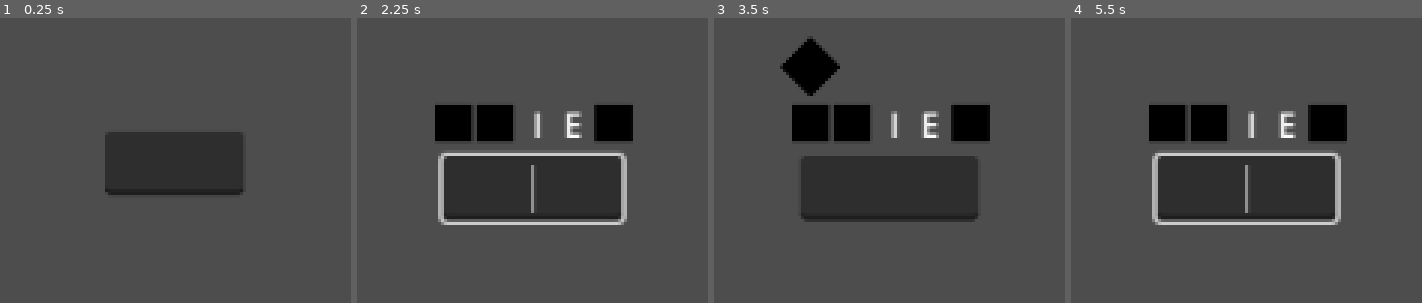
Above: before the commit, frames 1-4 (left to right).
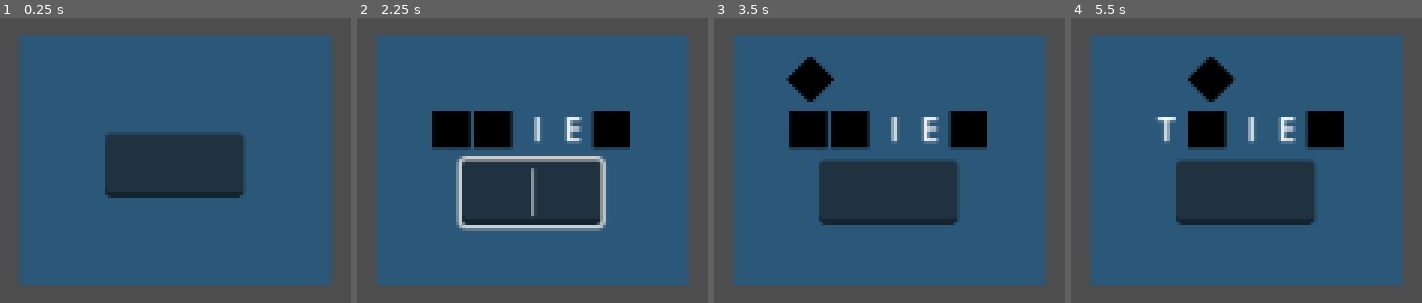
Above: after the commit, the same moments.

Repository: Eggsquisite/HeistHandler
Game: Godot game, scene res://scenes/word_game/word_game.tscn
Same seed, same stepped clock (60 frames per second), same inputs: the game is played once before the commit and once after it. This scene is started directly instead of the project's main scene.
Inputs:
- Up to frame 1 (0.25 s): no input
- Up to frame 2 (2.25 s): tap Enter at 0.5, 2 s; hold D (right) 0.53-1.28 s; tap Space (lockpick) at 0.6, 1.25, 1.55 s; tap Tab (switch_focus) at 0.8, 1.35 s; hold S (down) 1.28-2.03 s; hold D (right) from 2.03 s (still down); tap E (interact) at 2.1 s
- Up to frame 3 (3.5 s): tap Tab (switch_focus) at 2.3 s; tap Space (lockpick) at 2.75, 2.85 s; release D (right) at 2.78 s; hold W (up) from 2.78 s (still down)
- Up to frame 4 (5.5 s): tap Enter at 3.5 s; release W (up) at 3.53 s; hold Shift (sneak) 3.53-4.28 s; hold A (left) 3.53-5.03 s; tap Tab (switch_focus) at 3.8, 4.35, 5.3 s; tap Space (lockpick) at 4.25, 4.55, 5.1 s; hold S (down) from 5.03 s (still down)

The runs differ from the first frame. In frame 1, 69% of the frame differs, in the area x 5-95%, y 6-94%; in frame 2, 66%; in frame 3, 65%; in frame 4, 67%.

Commit message:
Moved lockpicking logic to word_game.gd and added background

Diff:
--- a/scenes/letter/letter.gd
+++ b/scenes/letter/letter.gd
@@ -1,9 +1,9 @@
 extends CenterContainer
 
 
-@onready var letter: Label = $Letter
-@onready var letter_cover: Sprite2D = $LetterCover
-@onready var selector: Sprite2D = $Selector
+@onready var letter: Label = $VBoxContainer/CoverContainer/Letter
+@onready var cover: Sprite2D = $VBoxContainer/CoverContainer/Cover2
+@onready var selector: Sprite2D = $VBoxContainer/SelectorContainer/Selector
 @onready var timer: Timer = $Timer
 
 var is_hidden: bool = false
@@ -15,21 +15,21 @@
 
 func hide_letter() -> void:
 	is_hidden = true
-	letter_cover.show()
+	cover.show()
 	focus_mode = FOCUS_ALL
 
 
 func show_letter() -> void:
 	is_hidden = false
 	selector.hide()
-	letter_cover.hide()
+	cover.hide()
 	focus_next
 	# Play unlock sound
 
 
 func _on_focus_entered() -> void:
 	# If letter is covered, allow to be lockpicked
-	if letter_cover.visible:
+	if cover.visible:
 		selector.show()
 
 
--- a/scenes/letter/letter.tscn
+++ b/scenes/letter/letter.tscn
@@ -15,21 +15,39 @@
 size_flags_vertical = 4
 script = ExtResource("1_hrkep")
 
-[node name="Letter" type="Label" parent="."]
+[node name="VBoxContainer" type="VBoxContainer" parent="."]
+layout_mode = 2
+alignment = 1
+
+[node name="SelectorContainer" type="CenterContainer" parent="VBoxContainer"]
+layout_mode = 2
+size_flags_horizontal = 4
+size_flags_vertical = 4
+
+[node name="Selector" type="Sprite2D" parent="VBoxContainer/SelectorContainer"]
+visible = false
+position = Vector2(0, -8)
+rotation = 0.785398
+texture = ExtResource("1_gunet")
+
+[node name="CoverContainer" type="CenterContainer" parent="VBoxContainer"]
+layout_mode = 2
+size_flags_horizontal = 4
+size_flags_vertical = 4
+
+[node name="Letter" type="Label" parent="VBoxContainer/CoverContainer"]
 layout_mode = 2
 text = "L"
 
-[node name="LetterCover" type="Sprite2D" parent="."]
+[node name="Cover" type="TextureRect" parent="VBoxContainer/CoverContainer"]
 visible = false
-position = Vector2(5, 11)
-scale = Vector2(1.15, 1.15)
+layout_mode = 2
 texture = ExtResource("1_gunet")
 
-[node name="Selector" type="Sprite2D" parent="."]
+[node name="Cover2" type="Sprite2D" parent="VBoxContainer/CoverContainer"]
 visible = false
-position = Vector2(5, -16)
-rotation = 0.785398
-scale = Vector2(1.25, 1.25)
+position = Vector2(4, 12)
+scale = Vector2(1.15, 1.15)
 texture = ExtResource("1_gunet")
 
 [node name="Timer" type="Timer" parent="."]
--- a/scenes/word_game/word_game.gd
+++ b/scenes/word_game/word_game.gd
@@ -1,17 +1,20 @@
 extends CenterContainer
 
-@onready var full_word_container: HBoxContainer = $"VBoxContainer/Full Word Container"
-@onready var line_edit: LineEdit = $VBoxContainer/LineEdit
+@onready var full_word_container: HBoxContainer = $"Control/ColorRect/VBoxContainer/Full Word Container"
+@onready var line_edit: LineEdit = $Control/ColorRect/VBoxContainer/LineEdit
+@onready var lockpick_timer: Timer = $LockpickTimer
+@onready var color_rect: ColorRect = $ColorRect
 
 var letter_node = preload("res://scenes/letter/letter.tscn")
 
-var full_word: String
+var full_word: String = ''
 var letter_index: int
 var index_array: Array[int] = []
 var letter_containers: Array[Node] = []
 var letter_array: Array[String] = []
 
 var is_game_started: bool = false
+var is_lockpick_started: bool = false
 var control_focus: Control
 
 var tries: int = 0
@@ -21,6 +24,7 @@
 
 # Called when the node enters the scene tree for the first time.
 func _ready() -> void:
+	# color_rect.set_size(Vector2(100, 100))
 	pass
 
 
@@ -29,23 +33,10 @@
 	if Input.is_action_just_pressed("interact") and !is_game_started:
 		start_minigame(2)
 
-
-	if Input.is_action_just_pressed("switch_focus") and is_game_started:
-		pass
-		#if !line_edit.has_focus():
-		#	print("line_edit focus:%s" % line_edit.has_focus())
-		#	line_edit.grab_focus()
-		#	print("switching focus to line_edit")
-		#elif line_edit.has_focus():
-		#	letter_containers[0].grab_focus()
-		#	print("switching focus to letter")
-
-
-	if Input.is_action_just_pressed("lockpick"):
+	if Input.is_action_just_pressed("lockpick") and !is_lockpick_started:
 		control_focus = get_viewport().gui_get_focus_owner()
 		if control_focus != null and control_focus != line_edit:
-			control_focus.begin_lockpick(time_to_pick * (multiplier_to_pick * tries))
-			tries += 1
+			begin_lockpick()
 
 
 func start_minigame(difficulty: int) -> void:
@@ -76,7 +67,7 @@
 	# Get a random index, then remove that index from index_array to prevent dupes
 	for n in range(0, difficulty + 1, 1):
 		letter_index = index_array.pick_random()
-		index_array.remove_at(letter_index)
+		index_array.erase(letter_index)
 		letter_containers[letter_index].hide_letter()
 
 	index_array.clear()
@@ -88,22 +79,49 @@
 
 
 func end_minigame() -> void:
+	full_word = ''
 	is_game_started = false
+	is_lockpick_started = false
+	index_array.clear()
+	letter_array.clear()
 	line_edit.hide()
 	line_edit.show()
-	index_array.clear()
 	self.hide()
 	# queue_free()
 
 
+func begin_lockpick() -> void:
+	is_lockpick_started = true
+	tries += 1
+	control_focus.grab_focus()
+	lockpick_timer.start(time_to_pick * (multiplier_to_pick * tries))
+	# play unlocking sound
+
+
+func end_lockpick() -> void:
+	control_focus.show_letter()
+	control_focus.release_focus()
+	line_edit.grab_focus()
+	is_lockpick_started = false
+	# end unlocking sound
+
+
+func _on_lockpick_timer_timeout() -> void:
+	end_lockpick()
+
+
 func _on_line_edit_text_submitted(new_text: String) -> void:
+	new_text = new_text.to_lower()
 	if new_text == full_word:
 		print("Hooray! Correct word!")
+		# play unlock sound
 		end_minigame()
 	else:
 		print("Boo! Wrong word!")
 		tries_remaining -= 1
 		line_edit.clear()
+		# play wrong word sound
 		if tries_remaining <= 0:
 			print("Lock broken!")
+			# play lock broken sound
 			end_minigame()
--- a/scenes/word_game/word_game.tscn
+++ b/scenes/word_game/word_game.tscn
@@ -12,10 +12,39 @@
 size_flags_vertical = 4
 script = ExtResource("1_nr105")
 
-[node name="VBoxContainer" type="VBoxContainer" parent="."]
+[node name="Control" type="Control" parent="."]
 layout_mode = 2
 
-[node name="Full Word Container" type="HBoxContainer" parent="VBoxContainer"]
+[node name="ColorRect" type="ColorRect" parent="Control"]
+layout_mode = 1
+anchors_preset = 8
+anchor_left = 0.5
+anchor_top = 0.5
+anchor_right = 0.5
+anchor_bottom = 0.5
+offset_left = -75.0
+offset_top = -60.0
+offset_right = 75.0
+offset_bottom = 60.0
+grow_horizontal = 2
+grow_vertical = 2
+color = Color(0.113725, 0.364706, 0.541176, 0.701961)
+
+[node name="VBoxContainer" type="VBoxContainer" parent="Control/ColorRect"]
+layout_mode = 1
+anchors_preset = 8
+anchor_left = 0.5
+anchor_top = 0.5
+anchor_right = 0.5
+anchor_bottom = 0.5
+offset_left = -33.5
+offset_top = -17.5
+offset_right = 33.5
+offset_bottom = 17.5
+grow_horizontal = 2
+grow_vertical = 2
+
+[node name="Full Word Container" type="HBoxContainer" parent="Control/ColorRect/VBoxContainer"]
 layout_mode = 2
 size_flags_horizontal = 4
 size_flags_vertical = 4
@@ -23,12 +52,17 @@
 focus_previous = NodePath("../LineEdit")
 theme_override_constants/separation = 10
 
-[node name="LineEdit" type="LineEdit" parent="VBoxContainer"]
+[node name="LineEdit" type="LineEdit" parent="Control/ColorRect/VBoxContainer"]
 layout_mode = 2
+size_flags_horizontal = 4
 size_flags_vertical = 4
 focus_next = NodePath("../Full Word Container")
 alignment = 1
 max_length = 5
 caret_blink = true
 
-[connection signal="text_submitted" from="VBoxContainer/LineEdit" to="." method="_on_line_edit_text_submitted"]
+[node name="LockpickTimer" type="Timer" parent="."]
+one_shot = true
+
+[connection signal="text_submitted" from="Control/ColorRect/VBoxContainer/LineEdit" to="." method="_on_line_edit_text_submitted"]
+[connection signal="timeout" from="LockpickTimer" to="." method="_on_lockpick_timer_timeout"]
